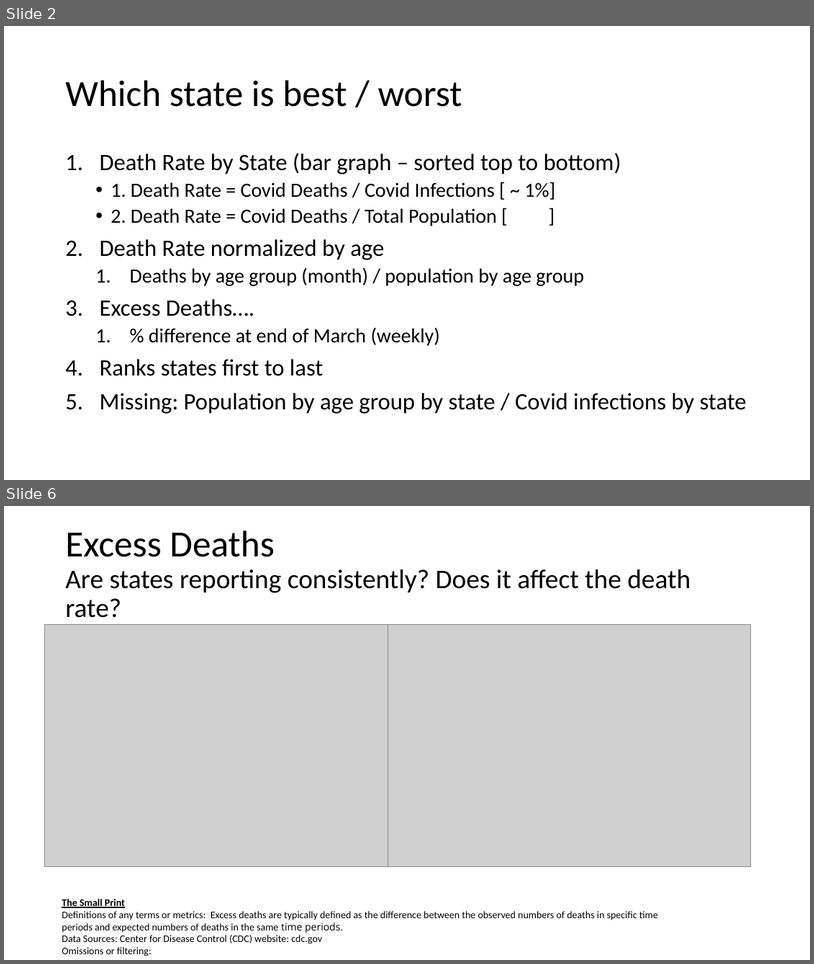
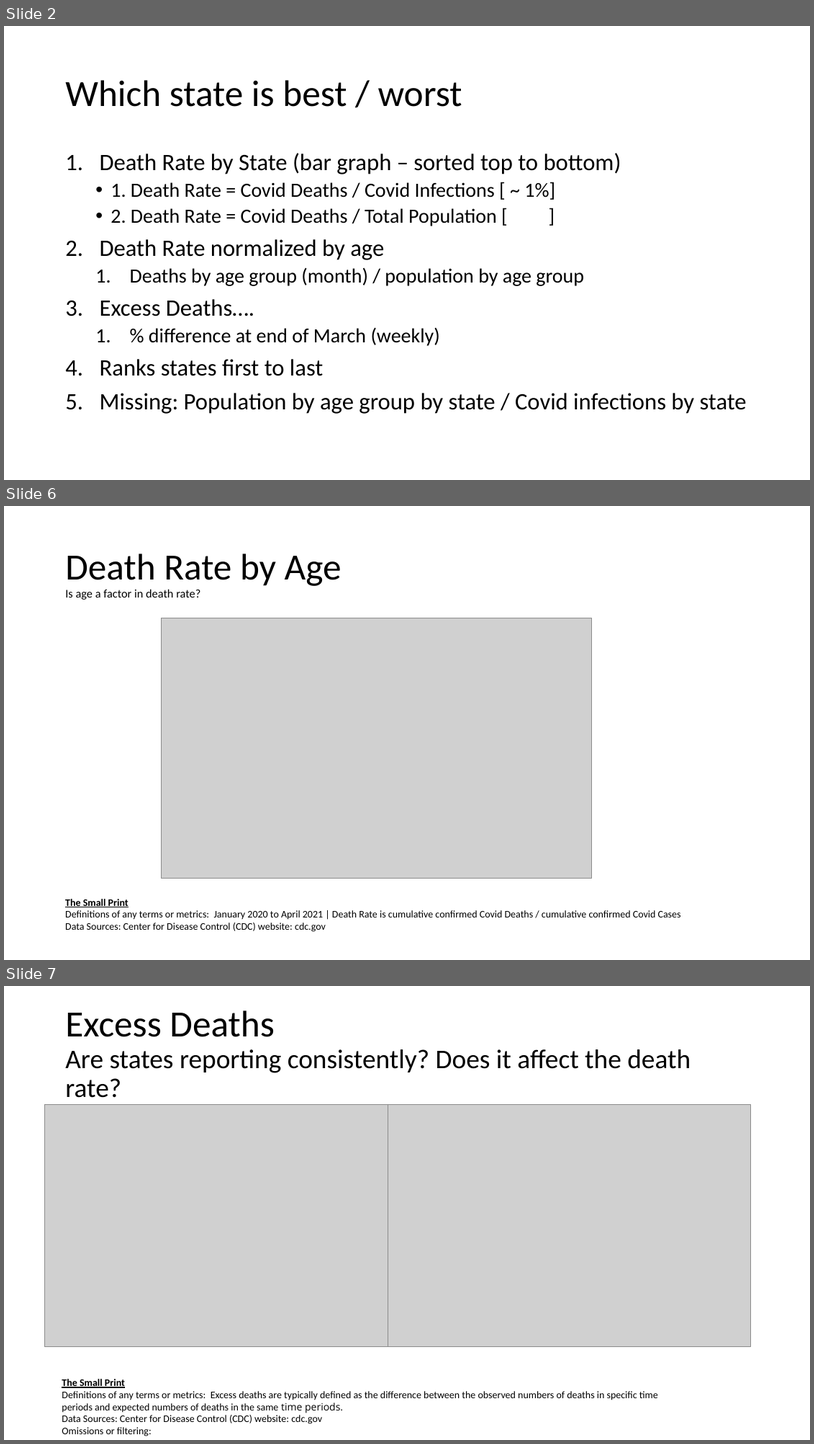
Before and after one commit to jenniecinelli/project_one, a slide deck: Folder0/Presentation.pptx. Shown one above the other, each under a label of ours: slides 2 and 6 before the commit, slides 2, 6 and 7 after it; the slides between them are not shown. The pictures are 814x964 and 814x1444 pixels, drawn with LibreOffice and Linux fonts; fonts in the diff are those of the drawing; grey boxes stand for pictures. Boxes give left, top, right and bottom in pixels: in the first picture for what was removed or moved away, otherwise in the second. Text is boxed around its words. In the diff, an @@ line names an element or a change of style, - is before the commit and + after.

```diff
--- a/Folder0/Presentation.pptx
+++ b/Folder0/Presentation.pptx
@@ slide 6 added at box(4, 506, 810, 960), background #FFFFFF @@
@@ title added at box(65, 554, 342, 600), 14 pt, text #000000 @@
+Death Rate by Age
+Is age a factor in death rate?
@@ picture added at box(161, 618, 592, 879) @@
@@ text added at box(65, 898, 682, 932), 12 pt, text #000000 @@
+The Small Print
+Definitions of any terms or metrics: January 2020 to April 2021 | Death Rate is cumulative confirmed Covid Deaths / cumulative confirmed Covid Cases
+Data Sources: Center for Disease Control (CDC) website: cdc.gov
@@ what was slide 6 is now slide 7 @@
```
Also in this commit, not shown: 5 slides changed, 8 other files.
